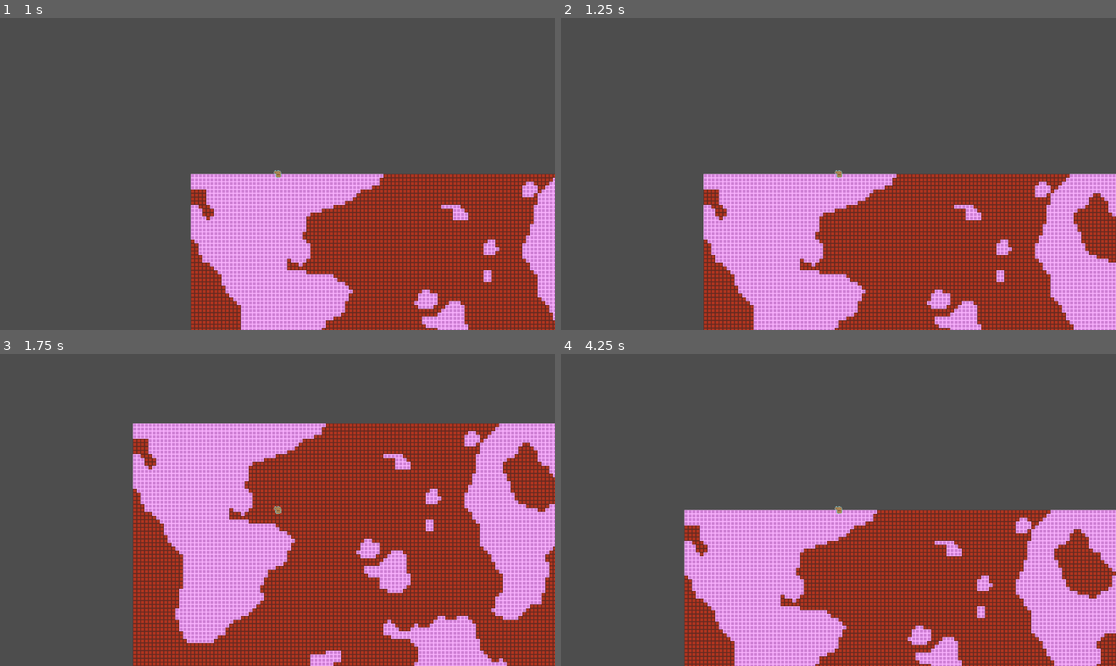
Above: before the commit, frames 1-4 (two rows, left to right).
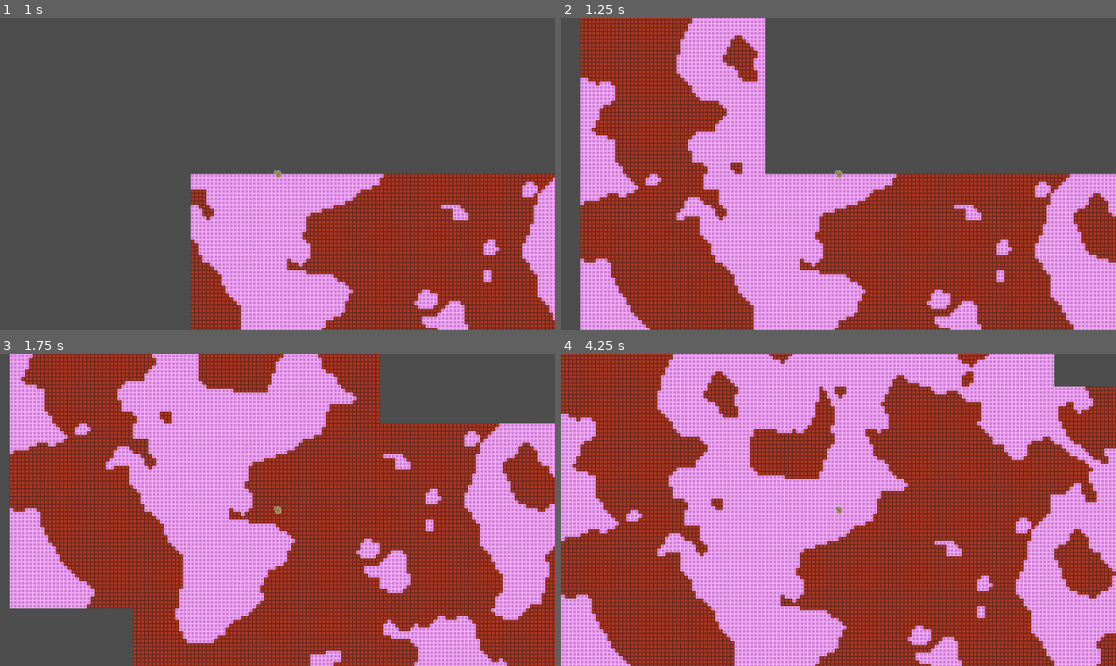
Above: after the commit, the same moments.

Repository: ddegobi/maps
Game: Godot game, scene res://main.tscn
The game is run twice, just before and just after one commit, with the same random seed, the same clock (stepped at 60 frames per second) and the same inputs.
Inputs:
- Up to frame 1 (1 s): tap Enter at 0.5 s; hold Right (right) from 0.53 s (still down)
- Up to frame 2 (1.25 s): keep holding Right (right)
- Up to frame 3 (1.75 s): release Right (right) at 1.28 s; hold Down (down) from 1.28 s (still down)
- Up to frame 4 (4.25 s): release Down (down) at 2.03 s; hold Right (right) 2.03-2.78 s; hold Up (up) 2.78-3.53 s; hold Left (left) from 3.53 s (still down)

Frame 1 is identical in both runs. In frame 2, 28% of the frame differs, in the area x 3-37%, y 0-100%; in frame 3, 28%; in frame 4, 60%, in the area x 0-100%, y 0-100%.

Commit message:
basic chunk generation with proximity

Diff:
--- a/generation/demo/demo_map_drawer.gd
+++ b/generation/demo/demo_map_drawer.gd
@@ -60,7 +60,7 @@
 			pos_y : int) -> Vector2i:
 	return Vector2i((chunk_coord.x*chunk_size.x)+pos_x, (chunk_coord.y*chunk_size.y)+pos_y)
 
-func is_chunk_gen(chunk_coord) -> bool:
+func is_chunk_gen(chunk_coord : Vector2i) -> bool:
 	return get_cell_tile_data( get_coords_from_chunk(chunk_coord,HeightChunk.CHUNK_SIZE,0,0)) != null
 
 ## Draws the passed chunk onto the tilemap
--- a/generation/map_processes/map_drawer.gd
+++ b/generation/map_processes/map_drawer.gd
@@ -14,3 +14,6 @@
 ## Girl whatever dasdasdas
 func draw_chunk(chunk_coord : Vector2i) -> void:
 	pass
+
+func is_chunk_gen(chunk_coord : Vector2i) -> bool:
+	return false
--- a/generation/map_processes/rendering/prox_draw_handler.gd
+++ b/generation/map_processes/rendering/prox_draw_handler.gd
@@ -1,11 +1,11 @@
 @icon("res://interface/icon/draw_handler.png")
 class_name ProxDrawHandler extends DrawHandler
 
-const MAX_DISTANCE : int = 4
+const MAX_DISTANCE : int = 6
 
 # if im making a loaded_chunks we need a way to periodically pop from stack
-var loaded_chunks
-# Priority queue with priority being the proximity index
+var loaded_chunks = {}
+# Priority queue with priority being the proximity to the player
 var chunk_queue = []
 var player : CharacterBody2D
 # idk i put these here because they are constantly used by the functions, it
@@ -15,79 +15,40 @@
 var pos_in_chunk_layer : Vector2i
 var idx_cq : int
 
+func find_positions() -> void:
+	pos = player.global_position
+	pos_in_chunk_layer = chunk_layer.local_to_map(pos)
+
+func init_chunk_queue() -> void:
+	find_positions()
+	chunk_queue.append(ChunkPos.new(Vector2i(0,0), 0))
+
 func _init(d_layer : MapDrawer, c_layer : TileMapLayer, curr_player : CharacterBody2D) -> void:
 	super(d_layer, c_layer)
 	player = curr_player
 	init_chunk_queue()
 
-func find_positions() -> void:
-	pos = player.global_position
-	pos_in_chunk_layer = chunk_layer.local_to_map(pos)
+func _process(delta: float) -> void:
+	var popped_chunk = chunk_queue.pop_back()
+	if popped_chunk:
+		draw_layer.draw_chunk(popped_chunk.pos)
 
-
-func init_chunk_queue() -> void:
-	find_positions()
-	chunk_queue.append(ChunkPos.new(Vector2i(0,0), 0))
-	pass
-
+## looks for chunk that need loading near the player
 func look_for_chunks() -> void:
 	find_positions()
 	print_rich("[color=FOREST_GREEN]############################################################# ", pos_in_chunk_layer)
 	for i in range(pos_in_chunk_layer.x - MAX_DISTANCE/2, pos_in_chunk_layer.x + MAX_DISTANCE/2):
 		for j in range(pos_in_chunk_layer.y - MAX_DISTANCE/2, pos_in_chunk_layer.y + MAX_DISTANCE/2):
-			# TODO
-			if true:
-				var curr_chunk = Vector2i(i,j)
-				add_to_chunk_queue(ChunkPos.new(curr_chunk, curr_chunk.distance_to(pos)))
+			var curr_chunk = Vector2i(i,j)
+			add_to_chunk_queue(ChunkPos.new(curr_chunk, curr_chunk.distance_to(pos)))
 
 func sort_by_distance(a : ChunkPos, b : ChunkPos) -> bool:
 	return a.dist < b.dist
 
-func sort_by_x(a : ChunkPos, b : ChunkPos) -> bool:
-	return a.pos.x < b.pos.x
-
-func sort_by_y(a : ChunkPos, b : ChunkPos) -> bool:
-	return a.pos.y < b.pos.y
-
-func add_to_chunk_queue(chunk : ChunkPos) -> void:
-	print_rich("[color=RED]count is ",chunk_queue.size())
-	idx_cq = chunk_queue.bsearch_custom(chunk, sort_by_distance, true)
-	print_rich("[color=YELLOW]index is ", idx_cq)
-	print(chunk_queue)
-	print(chunk, " == ", chunk_queue[idx_cq-1])
-	if is_forward_equal_recursive(idx_cq, chunk):
-		chunk_queue.insert(idx_cq, chunk)
-		print("inserted chunk: %s" % [chunk])
-
-# not an elegant solution to the unstable sort problem (god damn godot)
-"""
-func is_behind_equal_recursive(index : int) -> bool:
-	if index-1 < 0:
-		return false
-	else:
-		if chunk_queue[index].equals(chunk_queue[index-1]):
-			return true
-		else:
-			if chunk_queue[index].dist == chunk_queue[index-1].dist:
-				return is_behind_equal_recursive(index-1)
-			else:
-				return false
-"""
-"""
-func is_forward_equal_recursive(index : int) -> bool:
-	if chunk_queue[index].dist == chunk_queue[index+1].dist:
-		if chunk_queue[index].equals(chunk_queue[index+1]):
-			return true
-		else:
-			if index+1 != chunk_queue.size():
-				return is_forward_equal_recursive(index-1)
-			else:
-				return false
-	else:
-		return false
-
-		"""
-
+# if godot had a stable sort algorithm i wouldn't have to implement this
+## given the index to the first element of a sequence of chunks with the same
+## distance inside chunk_queue, it returns true if the given chunk equals one of
+## the elements of the subsequence.
 func is_forward_equal_recursive(index : int, chunk : ChunkPos) -> bool:
 	if index < chunk_queue.size():
 		if chunk_queue[index].dist == chunk.dist:
@@ -99,5 +60,20 @@
 			return true
 	else:
 		return true
+
 func add_to_loaded_chunks() -> void:
 	pass
+
+func is_chunk_not_generated(chunk : ChunkPos) -> bool:
+	return not draw_layer.is_chunk_gen(chunk.pos)
+
+## adds the [ChunkPos] object to chunk_queue if the element is not already present in it
+func add_to_chunk_queue(chunk : ChunkPos) -> void:
+	#print_rich("[color=RED]count is ",chunk_queue.size())
+	idx_cq = chunk_queue.bsearch_custom(chunk, sort_by_distance, true)
+	#print_rich("[color=YELLOW]index is ", idx_cq)
+	#print(chunk_queue)
+	#print(chunk, " == ", chunk_queue[idx_cq-1])
+	if is_chunk_not_generated(chunk) and is_forward_equal_recursive(idx_cq, chunk) :
+		chunk_queue.insert(idx_cq, chunk)
+		#print("inserted chunk: %s" % [chunk])
